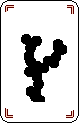
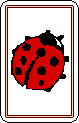
Revision of a layered (79, 123) image; what changed, layer by layer:
added layer "LADYBUGBACK" above "BACKSPIDER" over [11, 30, 69, 92]
hid "FRONT" over [5, 5, 74, 118]
